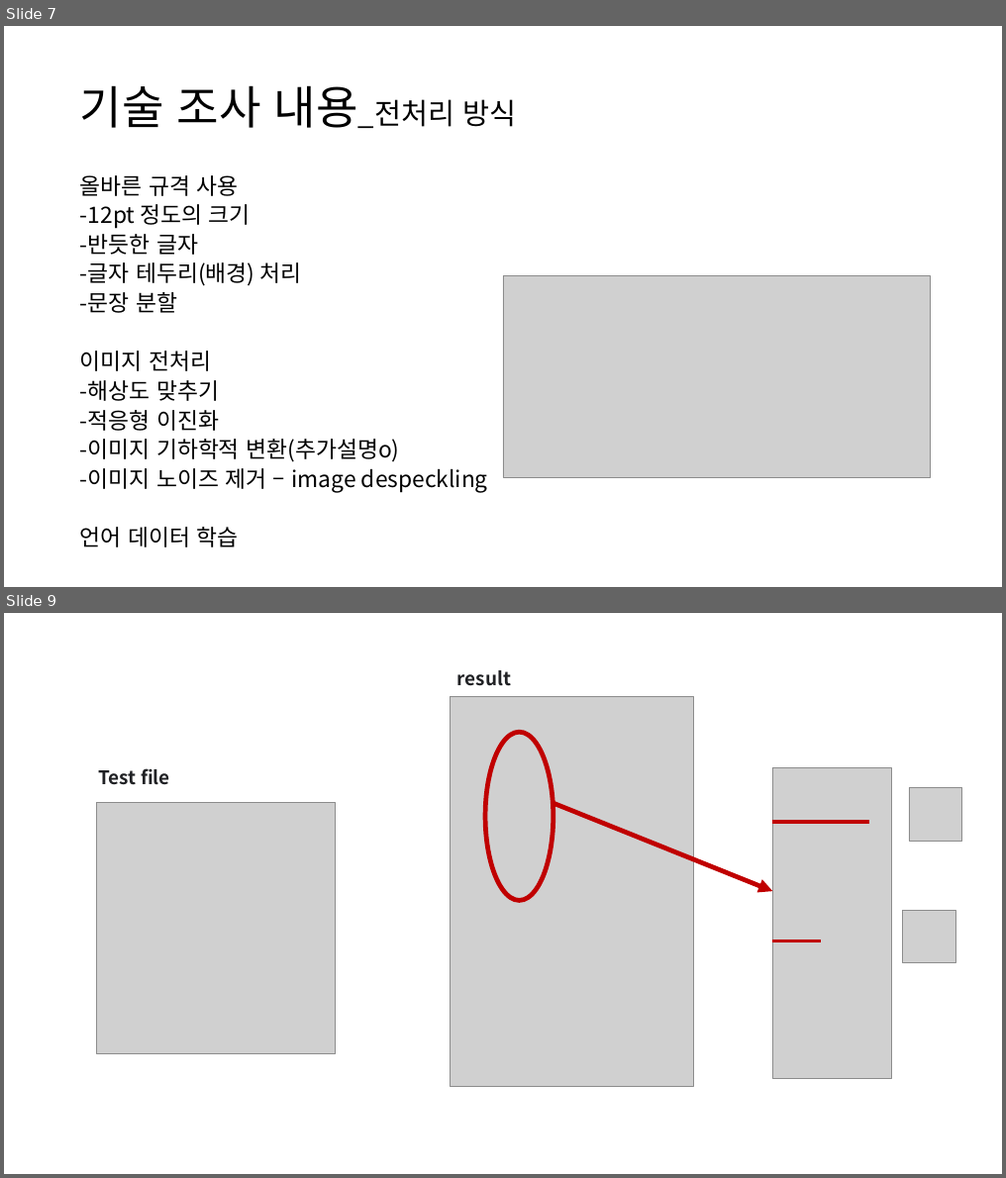
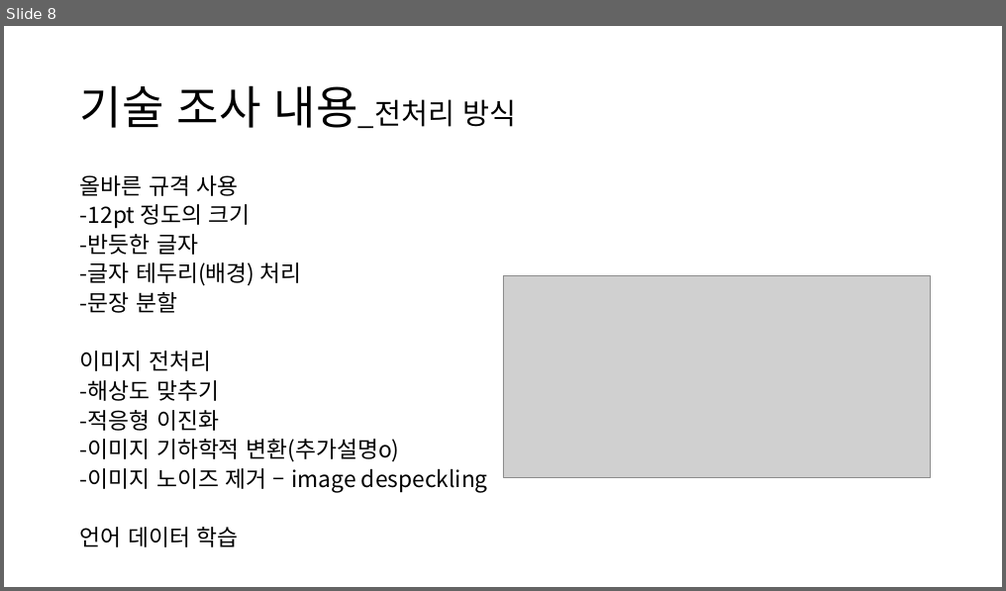
Before and after one commit to LumiereKANG/SW_development, a slide deck: ETC/프로젝트 제안서 7조.pptx. Shown one above the other, each under a label of ours: slides 7 and 9 before the commit, slide 8 after it; the slides between them are not shown. The pictures are 1006x1178 and 1006x591 pixels, drawn with LibreOffice and Linux fonts; fonts in the diff are those of the drawing; grey boxes stand for pictures. Boxes give left, top, right and bottom in pixels: in the first picture for what was removed or moved away, otherwise in the second. Text is boxed around its words. In the diff, an @@ line names an element or a change of style, - is before the commit and + after.

```diff
--- a/ETC/프로젝트 제안서 7조.pptx
+++ b/ETC/프로젝트 제안서 7조.pptx
@@ slide 9 removed at box(4, 613, 1002, 1174), background #FFFFFF @@
@@ text removed at box(457, 670, 511, 686) @@
-result
@@ picture removed at box(450, 696, 694, 1086) @@
@@ ellipse removed at box(485, 732, 553, 900) @@
@@ text removed at box(99, 768, 170, 785) @@
-Test file
@@ picture removed at box(773, 768, 891, 1078) @@
@@ picture removed at box(909, 787, 962, 841) @@
@@ picture removed at box(97, 802, 336, 1054) @@
@@ arrow removed from (553, 803) to (773, 891) @@
@@ line removed from (773, 822) to (870, 822) @@
@@ picture removed at box(903, 910, 956, 963) @@
@@ line removed from (773, 942) to (822, 942) @@
@@ what was slide 7 is now slide 8 @@
```
Also in this commit, not shown: 5 slides changed, 2 slides added, 2 other slides removed, 1 other file.
